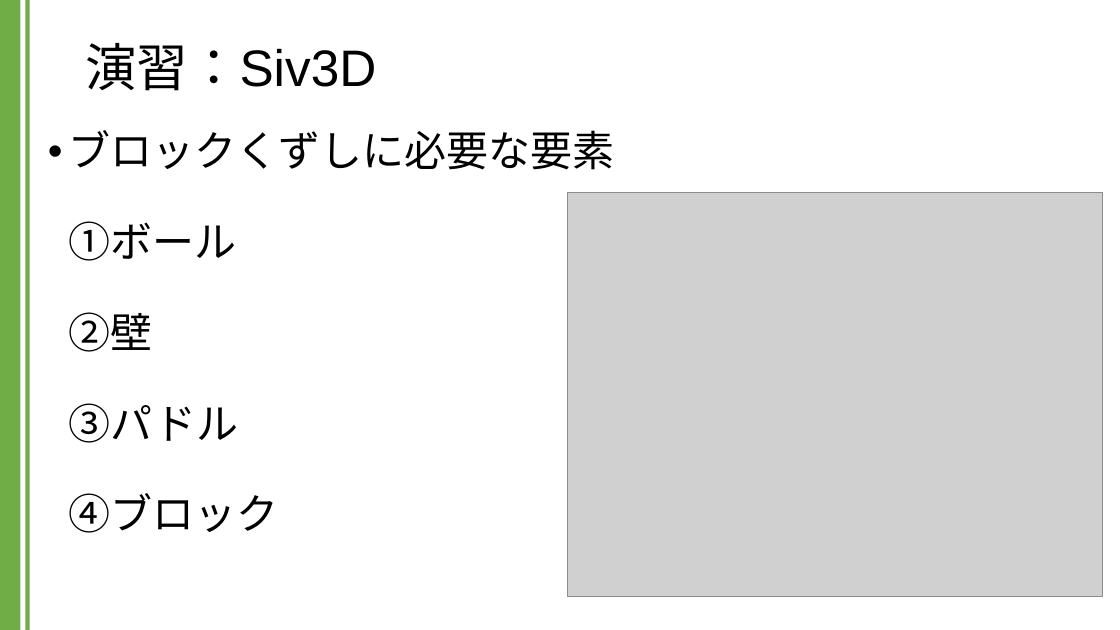
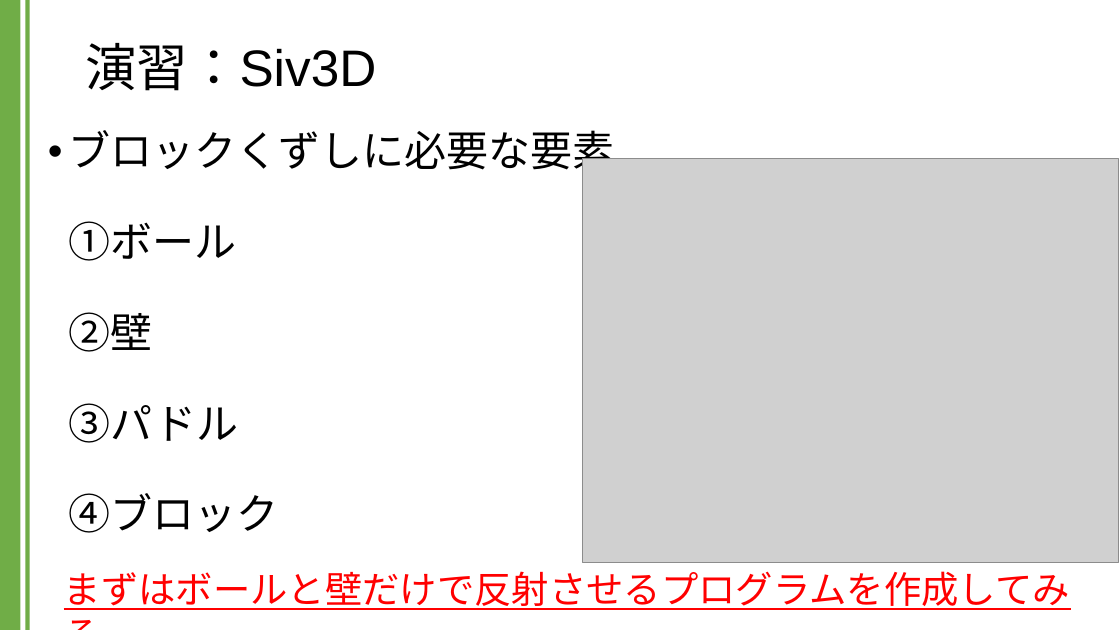
Before and after one commit to kic-murata/cpp2024, a slide deck: slide 21 of 授業資料/演習課題：Siv3D.pptx (slide 18 before the commit). Drawn at 1120x630 pixels with LibreOffice and Linux fonts; fonts in the diff are those of the drawing; grey boxes stand for pictures; background and template pictures are left out. Boxes give left, top, right and bottom in pixels: in the first picture for what was removed or moved away, otherwise in the second. Text is boxed around its words. In the diff, an @@ line names an element or a change of style, - is before the commit and + after.

```diff
--- a/授業資料/演習課題：Siv3D.pptx
+++ b/授業資料/演習課題：Siv3D.pptx
@@ picture: place and size @@
-picture at [567,192,1102,597]
+picture at [583,158,1118,562]
@@ text added at [64,571,1070,610], 32 pt, text #FF0000, underline @@
+まずはボールと壁だけで反射させるプログラムを作成してみる
```
Also in this commit, not shown: 4 other slides changed, 6 slides added.
